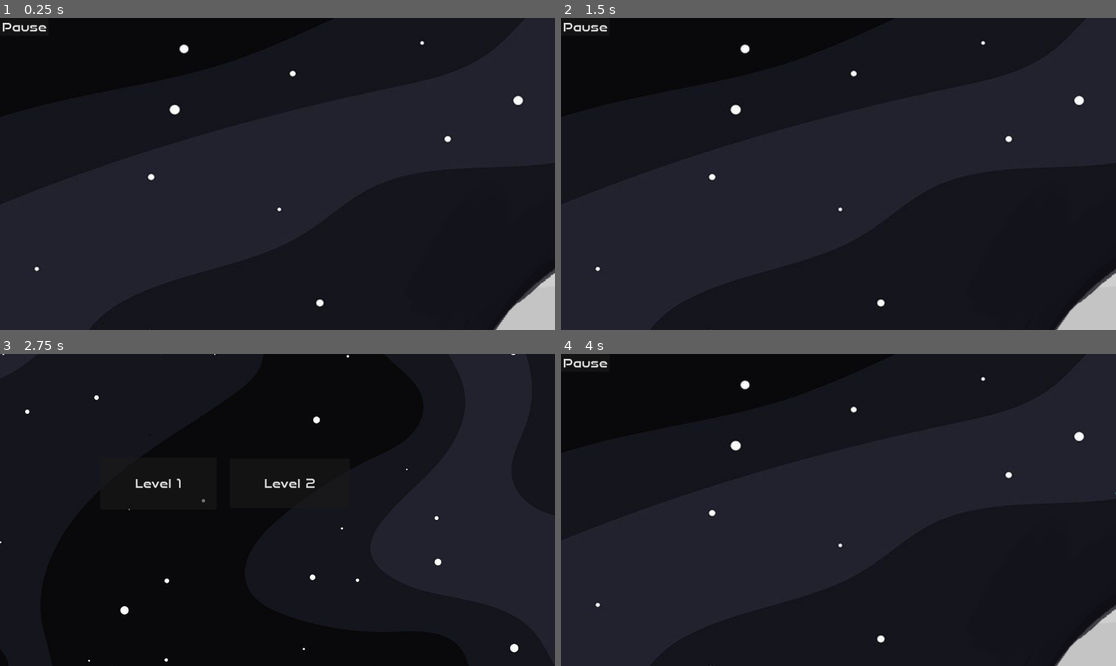
Above: before the commit, frames 1-4 (two rows, left to right).
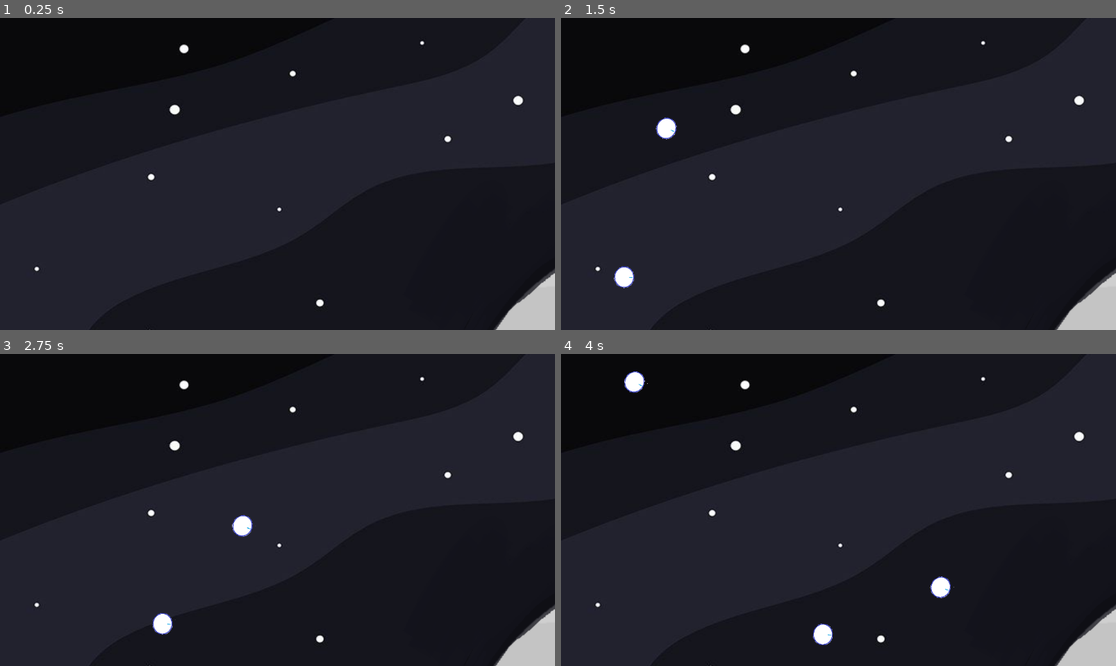
Above: after the commit, the same moments.

Repository: BurgundyToad/planet-defender
Game: Godot game, scene res://game.tscn
Same seed, same stepped clock (60 frames per second), same inputs: the game is played once before the commit and once after it. This scene is started directly instead of the project's main scene.
Inputs (mouse positions are in pixels of both pictures, inside the frame that each line leads up to):
- Up to frame 1 (0.25 s): no input
- Up to frame 2 (1.5 s): click (583, 27) at 0.5 s, where only the run before the commit has a clickable "Pause"; click (721, 149) at 1.25 s, where only the run before the commit has a clickable "Level 1"
- Up to frame 3 (2.75 s): click (22, 363) at 2 s, where only the run before the commit has a clickable "Pause"
- Up to frame 4 (4 s): click (721, 485) at 2.75 s, where only the run before the commit has a clickable "Level 1"; hold D (right) from 3.53 s (still down); hold Space (Space) from 3.53 s (still down)

The runs differ from the first frame. In frame 1, 0.1% of the frame differs, in the area x 0-9%, y 1-5%; in frame 2, 0.5%; in frame 3, 23%, in the area x 0-100%, y 0-100%; in frame 4, 0.7%.

Commit message:
Add files via upload

Diff:
--- a/ICS Culminating/Level1 Scene.tscn
+++ b/ICS Culminating/Level1 Scene.tscn
@@ -1,10 +1,20 @@
-[gd_scene load_steps=4 format=3 uid="uid://bbhhkbujyu5pj"]
+[gd_scene load_steps=6 format=3 uid="uid://ug7bhaqnjdbl"]
 
+[ext_resource type="Script" path="res://Level1 Scene.gd" id="1_r1o8a"]
 [ext_resource type="Texture2D" uid="uid://crb8aprkumwm7" path="res://art/Level 1 Backdrop.png" id="1_v32rf"]
-[ext_resource type="PackedScene" uid="uid://ce46gswj1bc4r" path="res://player.tscn" id="2_gejtj"]
-[ext_resource type="FontFile" uid="uid://dfwxqds1e80q0" path="res://art/SpeedyRegular-7BLoE.ttf" id="2_nn5wm"]
+[ext_resource type="PackedScene" uid="uid://cfsrgckca7mbf" path="res://player.tscn" id="2_gejtj"]
+[ext_resource type="PackedScene" uid="uid://8isjr0s13n7j" path="res://mob.tscn" id="3_51jcl"]
 
-[node name="Node2D" type="Node2D"]
+[sub_resource type="Curve2D" id="Curve2D_vm0l8"]
+_data = {
+"points": PackedVector2Array(0, 0, 0, 0, 0, 0, 0, 0, 0, 0, 3104, 0, 0, 0, 0, 0, 3096, 1840, 0, 0, 0, 0, 0, 1848, 0, 0, 0, 0, 0, 0)
+}
+point_count = 5
+
+[node name="Main" type="Node2D"]
+script = ExtResource("1_r1o8a")
+mob_scene = ExtResource("3_51jcl")
+metadata/_edit_horizontal_guides_ = [531.0]
 
 [node name="TextureRect" type="TextureRect" parent="."]
 offset_right = 3094.0
@@ -12,15 +22,21 @@
 texture = ExtResource("1_v32rf")
 expand_mode = 3
 
-[node name="Pause_menu" type="Button" parent="TextureRect"]
-layout_mode = 1
-offset_right = 101.0
-offset_bottom = 37.0
-theme_override_fonts/font = ExtResource("2_nn5wm")
-theme_override_font_sizes/font_size = 25
-text = "Pause"
+[node name="Player" parent="." instance=ExtResource("2_gejtj")]
+position = Vector2(1439, 882)
 
-[node name="Player" parent="." instance=ExtResource("2_gejtj")]
-position = Vector2(1435, 234)
+[node name="mob" parent="." instance=ExtResource("3_51jcl")]
+position = Vector2(-112, 512)
+linear_damp_mode = 1
+linear_damp = 20.162
 
-[connection signal="pressed" from="TextureRect/Pause_menu" to="Player" method="_on_pause_menu_pressed"]
+[node name="MobPath" type="Path2D" parent="."]
+curve = SubResource("Curve2D_vm0l8")
+
+[node name="MobSpawnLocation" type="PathFollow2D" parent="MobPath"]
+
+[node name="MobTimer" type="Timer" parent="."]
+wait_time = 0.5
+
+[connection signal="body_entered" from="Player" to="Player" method="_on_body_entered"]
+[connection signal="timeout" from="MobTimer" to="." method="_on_mob_timer_timeout"]
